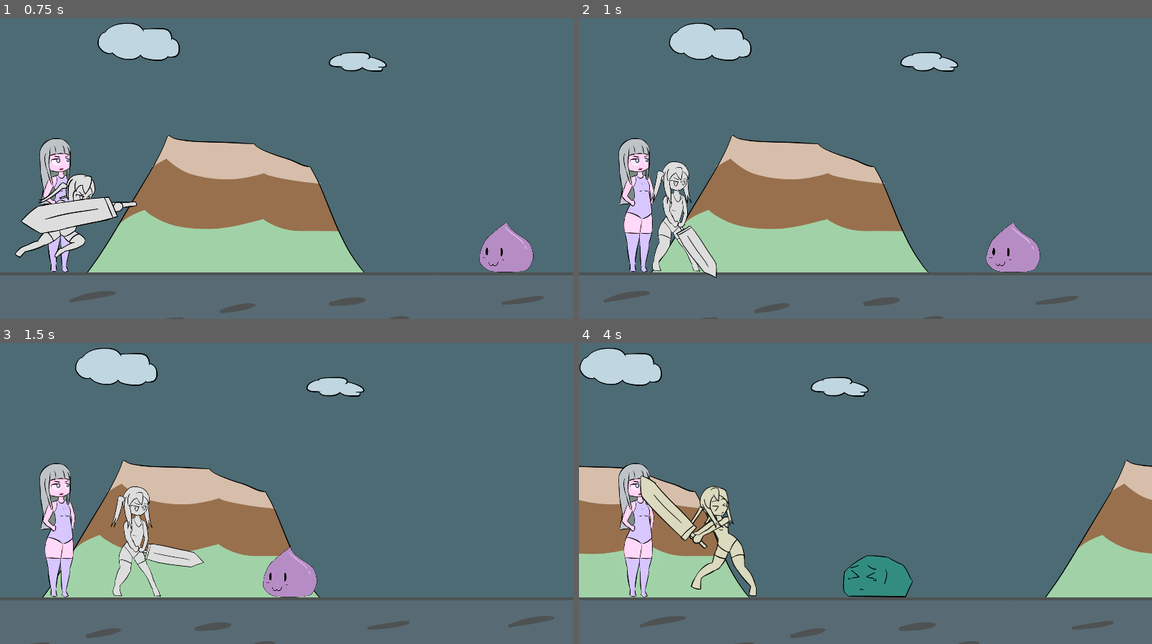
Above: before the commit, frames 1-4 (two rows, left to right).
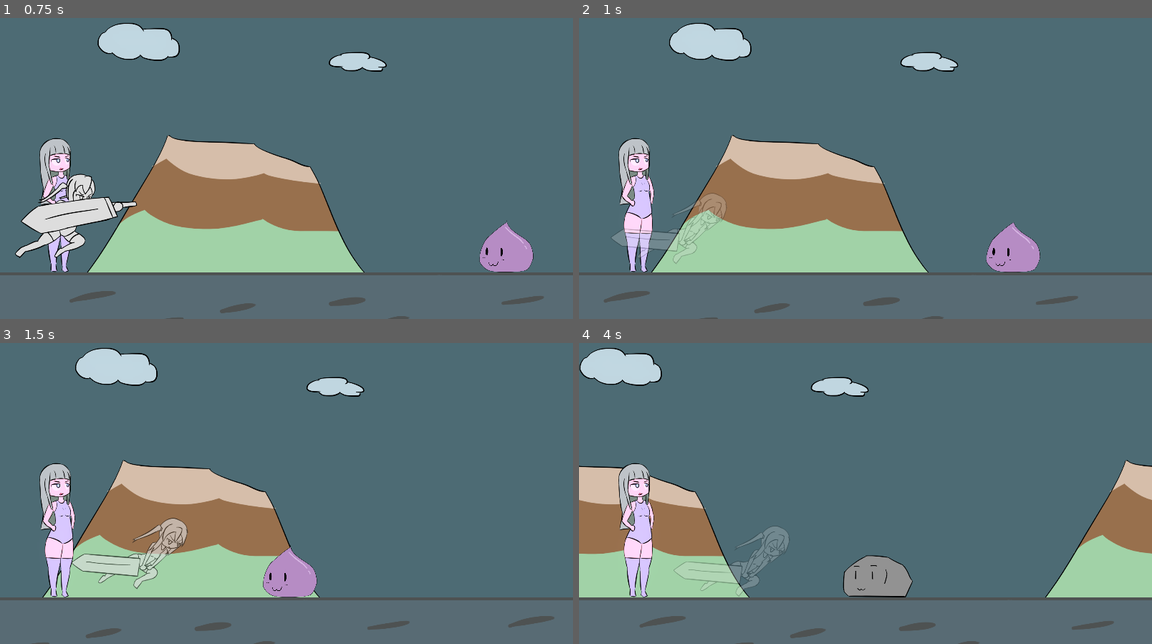
Above: after the commit, the same moments.

Repository: BeatMil/Animurun
Game: Godot game, scene res://Scenes/Forest.tscn
Two runs of this game, one before a commit and one after it. Both use one fixed random seed, a clock stepped at 60 frames per second and the inputs below.
Inputs:
- Up to frame 1 (0.75 s): tap Enter (ui_accept) at 0.5 s; hold U (block) from 0.53 s (still down)
- Up to frame 2 (1 s): keep holding U (block); tap Enter (ui_accept) at 0.77 s; tap E (dodge, bound only after the commit) at 0.8 s
- Up to frame 3 (1.5 s): release U (block) at 1.28 s; tap E (dodge, bound only after the commit) at 1.35 s
- Up to frame 4 (4 s): tap Enter (ui_accept) at 1.52, 3.02, 3.77 s; tap U (block) at 1.55, 3.05 s; hold U (block) 2.03-2.78 s; tap E (dodge, bound only after the commit) at 2.3, 2.85, 3.8 s; hold U (block) from 3.53 s (still down)

Frame 1 is identical in both runs. In frame 2, 2.5% of the frame differs, in the area x 5-26%, y 47-87%; in frame 3, 2.9%; in frame 4, 4.5%, in the area x 10-59%, y 44-85%.

Commit message:
Add chiichan dodge

Diff:
--- a/Scenes/Forest.tscn
+++ b/Scenes/Forest.tscn
@@ -18,6 +18,7 @@
 [ext_resource type="Texture2D" uid="uid://bxjft2o05bs63" path="res://media/sprites/chiichan_run.png" id="15_it6uo"]
 [ext_resource type="AudioStream" uid="uid://cat3cfvygslnu" path="res://media/sfx/dedExplosion.wav" id="16_ww0km"]
 [ext_resource type="Texture2D" uid="uid://dyjx2w2gd2jbp" path="res://media/sprites/sword_deflect.png" id="17_pc2sv"]
+[ext_resource type="Texture2D" uid="uid://bc8aor20lysxc" path="res://media/sprites/chiichan_dodge.png" id="18_cd6wo"]
 
 [sub_resource type="GDScript" id="GDScript_t755h"]
 script/source = "extends ParallaxLayer
@@ -764,6 +765,98 @@
 "values": [Color(0.988235, 0.980392, 0.85098, 1), Color(1, 1, 1, 1)]
 }
 
+[sub_resource type="Animation" id="Animation_snods"]
+resource_name = "dodge"
+length = 0.8
+step = 0.0833333
+tracks/0/type = "value"
+tracks/0/imported = false
+tracks/0/enabled = true
+tracks/0/path = NodePath("ChiichanPos/ChiichanRun:frame")
+tracks/0/interp = 1
+tracks/0/loop_wrap = true
+tracks/0/keys = {
+"times": PackedFloat32Array(0),
+"transitions": PackedFloat32Array(1),
+"update": 1,
+"values": [0]
+}
+tracks/1/type = "value"
+tracks/1/imported = false
+tracks/1/enabled = true
+tracks/1/path = NodePath("ChiichanPos/ChiichanRun:texture")
+tracks/1/interp = 1
+tracks/1/loop_wrap = true
+tracks/1/keys = {
+"times": PackedFloat32Array(0),
+"transitions": PackedFloat32Array(1),
+"update": 1,
+"values": [ExtResource("18_cd6wo")]
+}
+tracks/2/type = "value"
+tracks/2/imported = false
+tracks/2/enabled = true
+tracks/2/path = NodePath("ChiichanPos/ChiichanRun:hframes")
+tracks/2/interp = 1
+tracks/2/loop_wrap = true
+tracks/2/keys = {
+"times": PackedFloat32Array(0),
+"transitions": PackedFloat32Array(1),
+"update": 1,
+"values": [1]
+}
+tracks/3/type = "audio"
+tracks/3/imported = false
+tracks/3/enabled = true
+tracks/3/path = NodePath("AnimationPlayer/AudioStreamPlayer")
+tracks/3/interp = 1
+tracks/3/loop_wrap = true
+tracks/3/keys = {
+"clips": [{
+"end_offset": 0.0,
+"start_offset": 0.0,
+"stream": ExtResource("11_fbjua")
+}],
+"times": PackedFloat32Array(0)
+}
+tracks/3/use_blend = true
+tracks/4/type = "value"
+tracks/4/imported = false
+tracks/4/enabled = true
+tracks/4/path = NodePath("ChiichanPos:position")
+tracks/4/interp = 1
+tracks/4/loop_wrap = true
+tracks/4/keys = {
+"times": PackedFloat32Array(0, 0.1666, 0.583333, 0.75),
+"transitions": PackedFloat32Array(0.5, 0.5, 1, 0.5),
+"update": 0,
+"values": [Vector2(0, 0), Vector2(33, 30), Vector2(33, 30), Vector2(0, 0)]
+}
+tracks/5/type = "value"
+tracks/5/imported = false
+tracks/5/enabled = true
+tracks/5/path = NodePath(".:mass")
+tracks/5/interp = 1
+tracks/5/loop_wrap = true
+tracks/5/keys = {
+"times": PackedFloat32Array(0),
+"transitions": PackedFloat32Array(1),
+"update": 0,
+"values": [1.0]
+}
+tracks/6/type = "value"
+tracks/6/imported = false
+tracks/6/enabled = true
+tracks/6/path = NodePath("ChiichanPos/ChiichanRun:modulate")
+tracks/6/interp = 1
+tracks/6/loop_wrap = true
+tracks/6/keys = {
+"times": PackedFloat32Array(0, 0.166667, 0.583333, 0.75),
+"transitions": PackedFloat32Array(1, 1, 1, 1),
+"update": 0,
+"values": [Color(1, 1, 1, 1), Color(1, 1, 1, 0.25098), Color(1, 1, 1, 0.25098), Color(1, 1, 1, 1)]
+}
+
 [sub_resource type="AnimationLibrary" id="AnimationLibrary_8jhmc"]
 _data = {
 "RESET": SubResource("Animation_450t4"),
@@ -771,6 +864,7 @@
 "attack01_2": SubResource("Animation_tft38"),
 "block": SubResource("Animation_bucmy"),
 "block_impact": SubResource("Animation_gbugi"),
+"dodge": SubResource("Animation_snods"),
 "hurt": SubResource("Animation_uv8rb"),
 "run": SubResource("Animation_c0ony"),
 "sword_deflect": SubResource("Animation_erit4")
--- a/project.godot
+++ b/project.godot
@@ -39,6 +39,11 @@
 "events": [Object(InputEventKey,"resource_local_to_scene":false,"resource_name":"","device":-1,"window_id":0,"alt_pressed":false,"shift_pressed":false,"ctrl_pressed":false,"meta_pressed":false,"pressed":false,"keycode":0,"physical_keycode":85,"key_label":0,"unicode":117,"echo":false,"script":null)
 ]
 }
+dodge={
+"deadzone": 0.5,
+"events": [Object(InputEventKey,"resource_local_to_scene":false,"resource_name":"","device":-1,"window_id":0,"alt_pressed":false,"shift_pressed":false,"ctrl_pressed":false,"meta_pressed":false,"pressed":false,"keycode":0,"physical_keycode":69,"key_label":0,"unicode":101,"echo":false,"script":null)
+]
+}
 
 [physics]
 
--- a/scripts/Chiichan.gd
+++ b/scripts/Chiichan.gd
@@ -5,7 +5,7 @@
 
 
 # Beat's own state machine XD
-enum States {RUNNING, ATTACKING, STUNNED, BLOCKING, BLOCK_IMPACT, SWORD_DEFLECT}
+enum States {RUNNING, ATTACKING, STUNNED, BLOCKING, BLOCK_IMPACT, SWORD_DEFLECT, DODGING}
 
 
 # Configs
@@ -41,6 +41,9 @@
 
 	if event.is_action_pressed("block"):
 		block()
+
+	if event.is_action_pressed("dodge"):
+		dodge()
 
 
 func spawn_hitbox01(): # used by AnimationPlayer
@@ -89,8 +92,13 @@
 	anim_player.play("block")
 
 
+func dodge():
+	state = States.DODGING
+	anim_player.play("dodge")
+
+
 func _on_animation_player_animation_finished(anim_name):
-	if anim_name in ["attack01", "hurt", "block", "block_impact", "attack01_2"]:
+	if anim_name in ["attack01", "hurt", "block", "block_impact", "attack01_2", "dodge"]:
 		state = States.RUNNING
 		can_move_to_default_pos = true
 		anim_player.play("run")
Binary file added: Media/sprites/chiichan_dodge.png
Not shown, added: Media/sprites/chiichan_dodge.png.import
Not shown: 1 places in Scenes/Forest.tscn that only renumber resources
